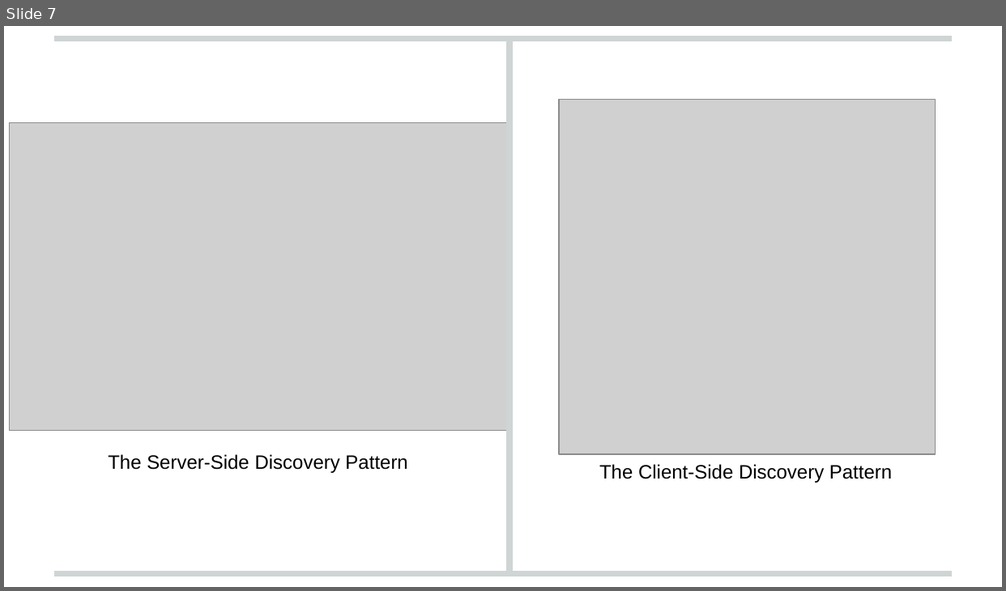
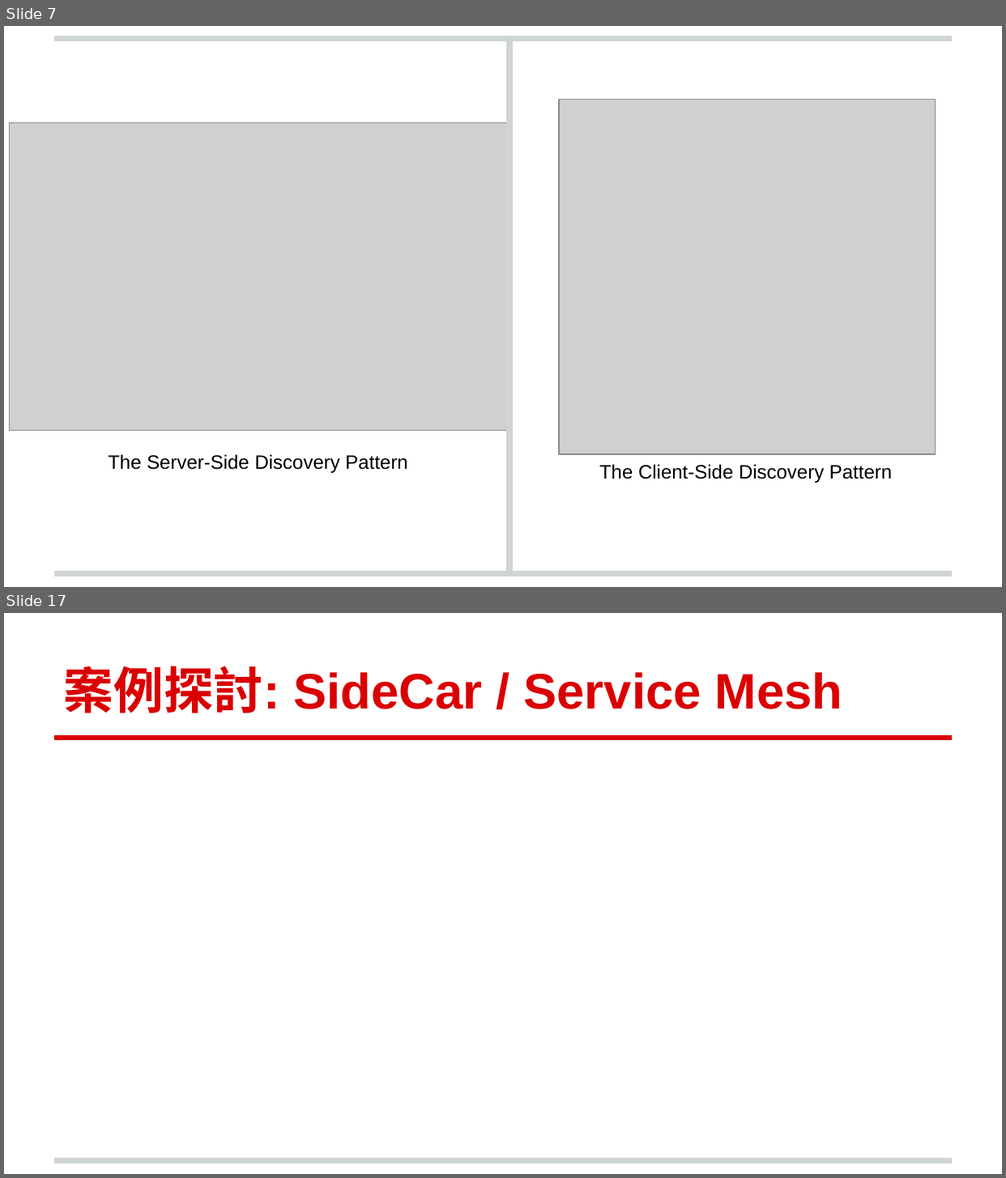
Before and after one commit to andrew0928/Meetup, a slide deck: 20180911.DevOpsDaysTaipei2018/Andrew-ServiceDiscovery (簡報).pptx. Shown one above the other, each under a label of ours: slide 7 before the commit, slides 7 and 17 after it; the slides between them are not shown. The pictures are 1006x591 and 1006x1178 pixels, drawn with LibreOffice and Linux fonts; fonts in the diff are those of the drawing; grey boxes stand for pictures; background and template pictures are left out. Boxes give left, top, right and bottom in pixels: in the first picture for what was removed or moved away, otherwise in the second. Text is boxed around its words. In the diff, an @@ line names an element or a change of style, - is before the commit and + after.

```diff
--- a/20180911.DevOpsDaysTaipei2018/Andrew-ServiceDiscovery (簡報).pptx
+++ b/20180911.DevOpsDaysTaipei2018/Andrew-ServiceDiscovery (簡報).pptx
@@ slide 17 added at (4, 613, 1002, 1174), background #FFFFFF; not listed: 1 template element that a slide beside it also shows @@
@@ title added at (64, 666, 842, 713), 36 pt, text #DA0002, bold @@
+案例探討: SideCar / Service Mesh
@@ line added from (54, 738) to (952, 738), #DA0002 4 pt @@
```
Also in this commit, not shown: 1 slide changed, 24 other slides added, 1 slide removed.
